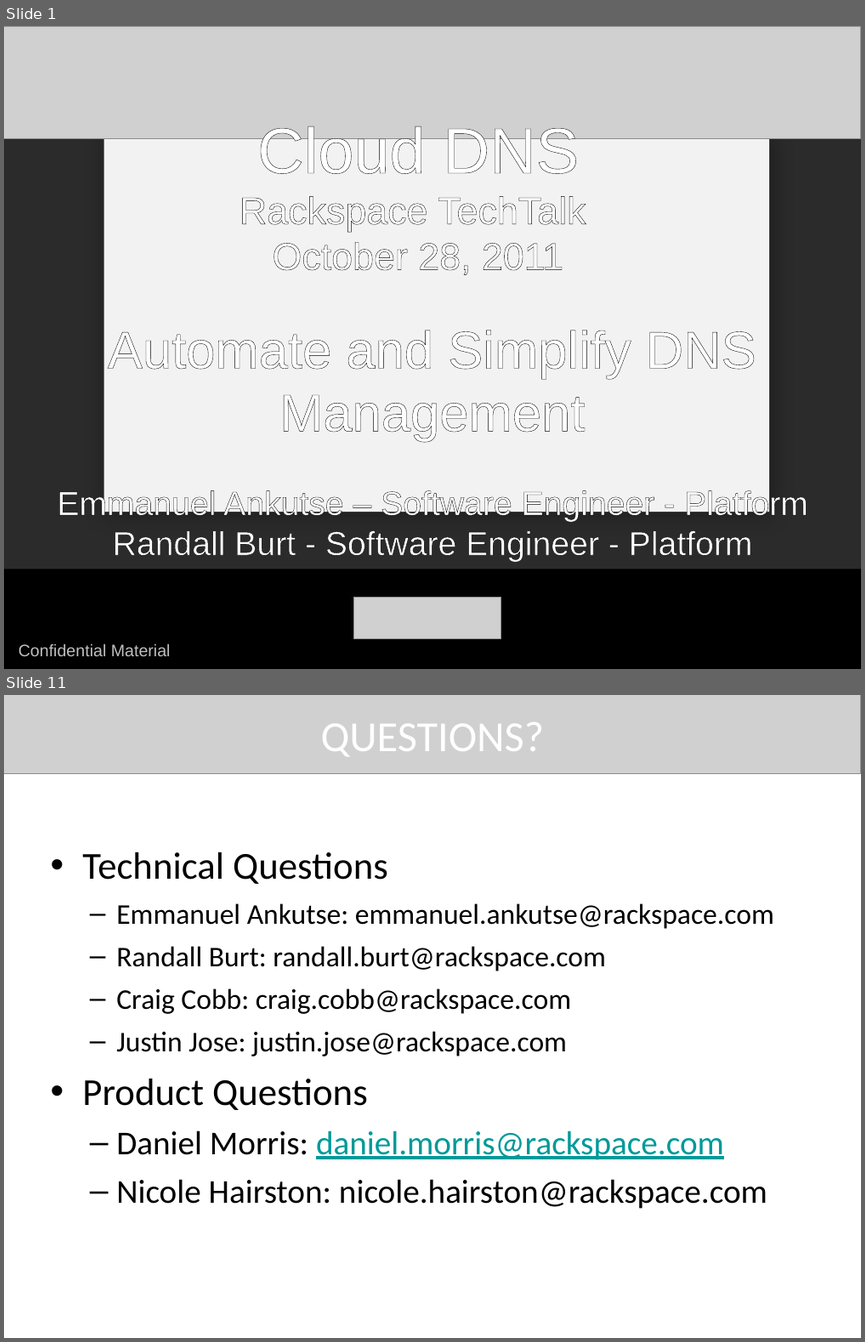
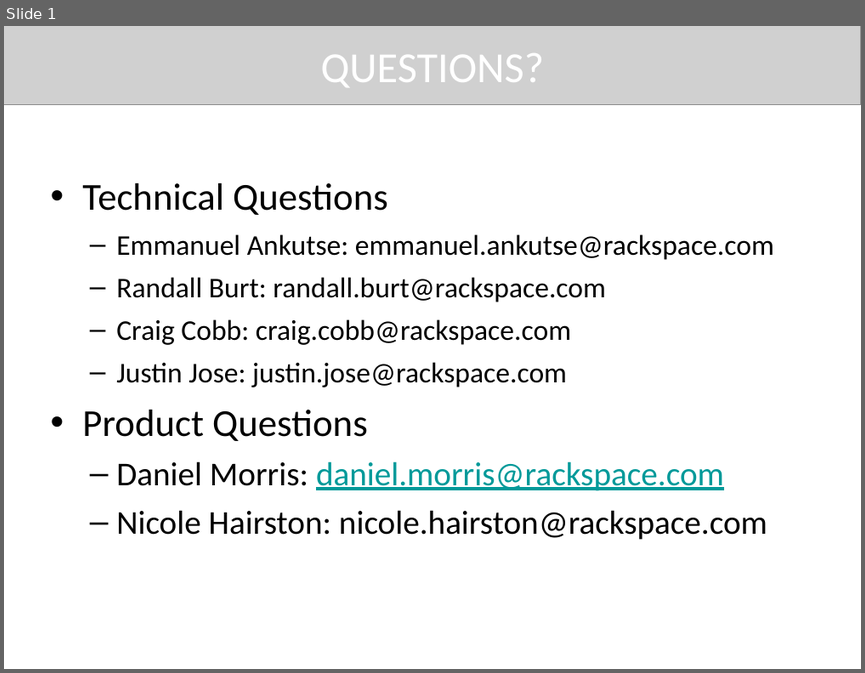
Before and after one commit to rackerlabs/docs-cloud-dns, a slide deck: techtalk/CloudDNS-TechTalk-8-References.pptx. Shown one above the other, each under a label of ours: slides 1 and 11 before the commit, slide 1 after it; the slides between them are not shown. The pictures are 865x1342 and 865x673 pixels, drawn with LibreOffice and Linux fonts; fonts in the diff are those of the drawing; grey boxes stand for pictures; background and template pictures are left out; a plain dark background stands for a picture behind light text. Boxes give left, top, right and bottom in pixels: in the first picture for what was removed or moved away, otherwise in the second. Text is boxed around its words. In the diff, an @@ line names an element or a change of style, - is before the commit and + after.

```diff
--- a/techtalk/CloudDNS-TechTalk-8-References.pptx
+++ b/techtalk/CloudDNS-TechTalk-8-References.pptx
@@ slide 1 removed at (4, 26, 861, 669), background picture (left out) @@
@@ picture removed at (4, 26, 861, 139) @@
@@ text removed at (239, 125, 585, 275) @@
-Cloud DNS
-Rackspace TechTalk
-October 28, 2011
@@ rectangle removed at (104, 133, 769, 512) @@
@@ text removed at (57, 329, 808, 562) @@
-Automate and Simplify DNS Management
-Emmanuel Ankutse – Software Engineer - Platform
-Randall Burt - Software Engineer - Platform
@@ rectangle removed at (4, 568, 861, 669) @@
@@ picture removed at (353, 597, 500, 639) @@
@@ picture removed at (4, 626, 861, 669) @@
@@ text removed at (18, 643, 171, 656) @@
-Confidential Material
@@ what was slide 11 is now slide 1 @@
```
Also in this commit, not shown: 1 slide changed, 9 other slides removed.
